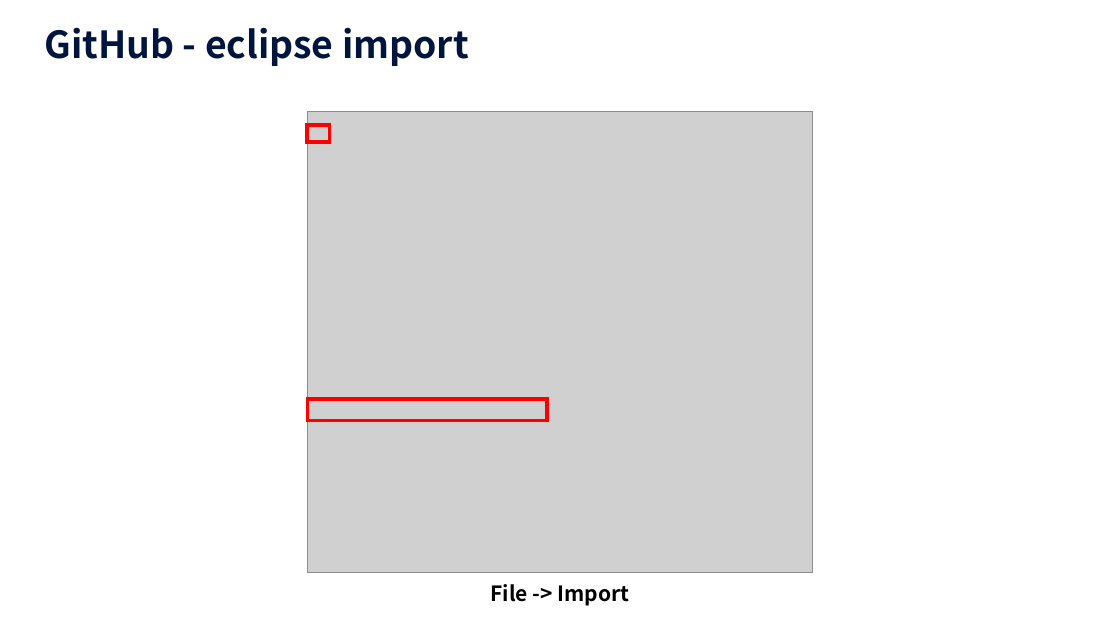
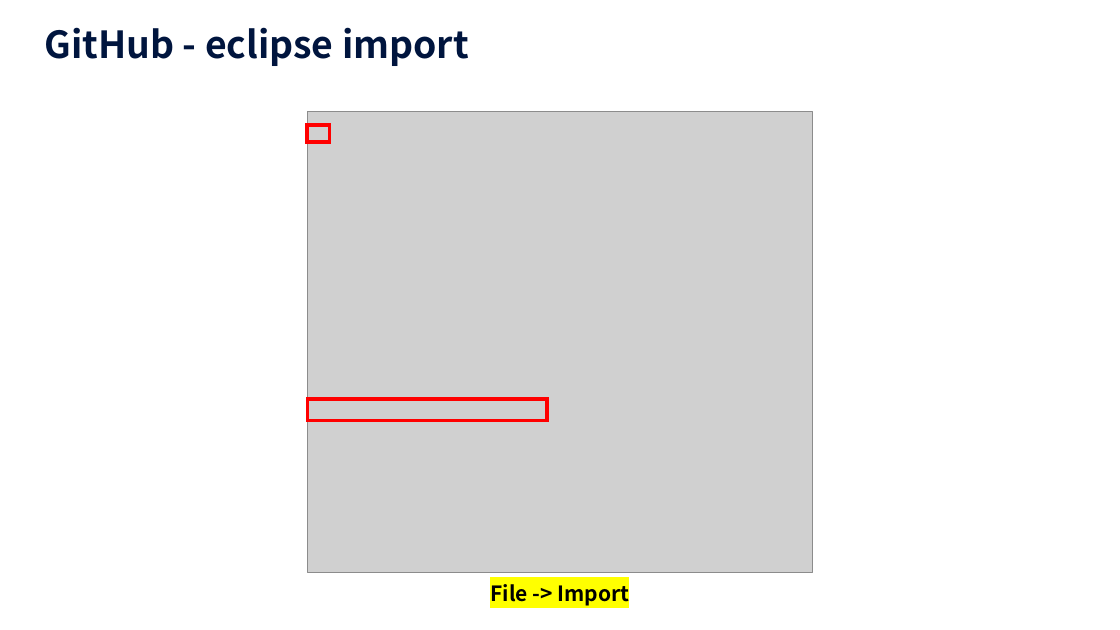
Before and after one commit to dobby2024/JavaSEW, a slide deck: slide 20 of src/JAVA_GitHub연동.pptx. Drawn at 1120x630 pixels with LibreOffice and Linux fonts; fonts in the diff are those of the drawing; grey boxes stand for pictures; background and template pictures are left out. Boxes give left, top, right and bottom in pixels: in the first picture for what was removed or moved away, otherwise in the second. Text is boxed around its words. In the diff, an @@ line names an element or a change of style, - is before the commit and + after.

```diff
--- a/src/JAVA_GitHub연동.pptx
+++ b/src/JAVA_GitHub연동.pptx
@@ text "File -> Import" at (490, 580, 630, 606): highlight none to #FFFF00 @@
```
Also in this commit, not shown: 4 other slides changed.
